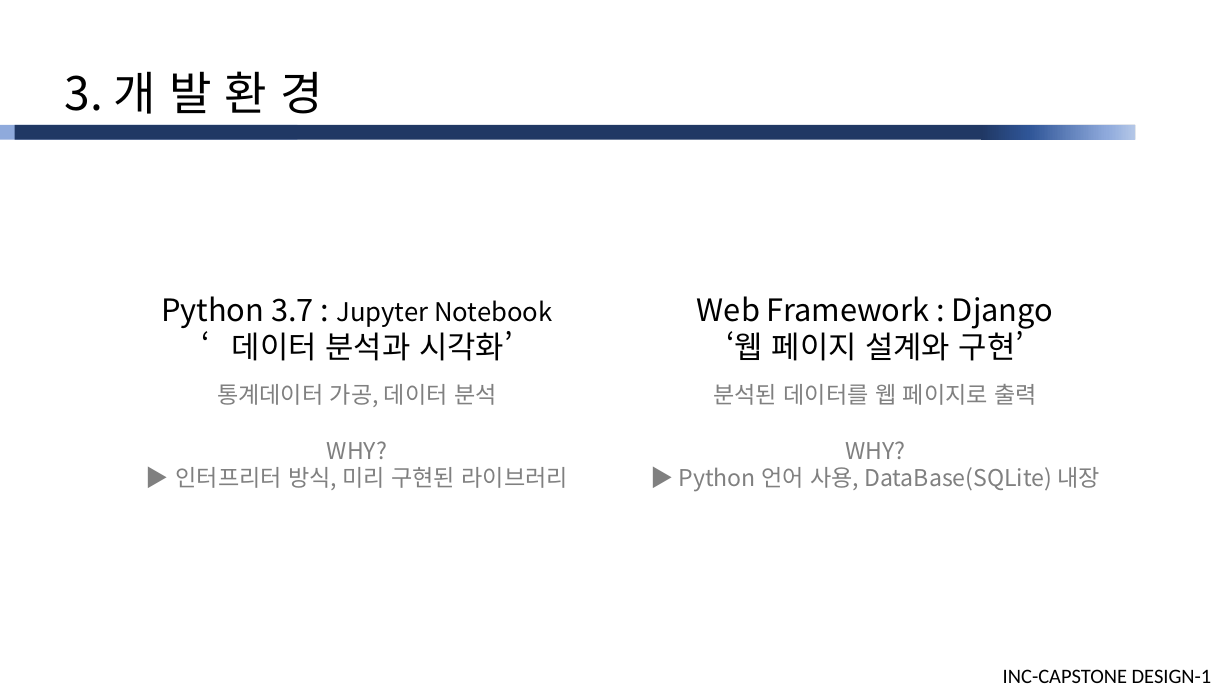
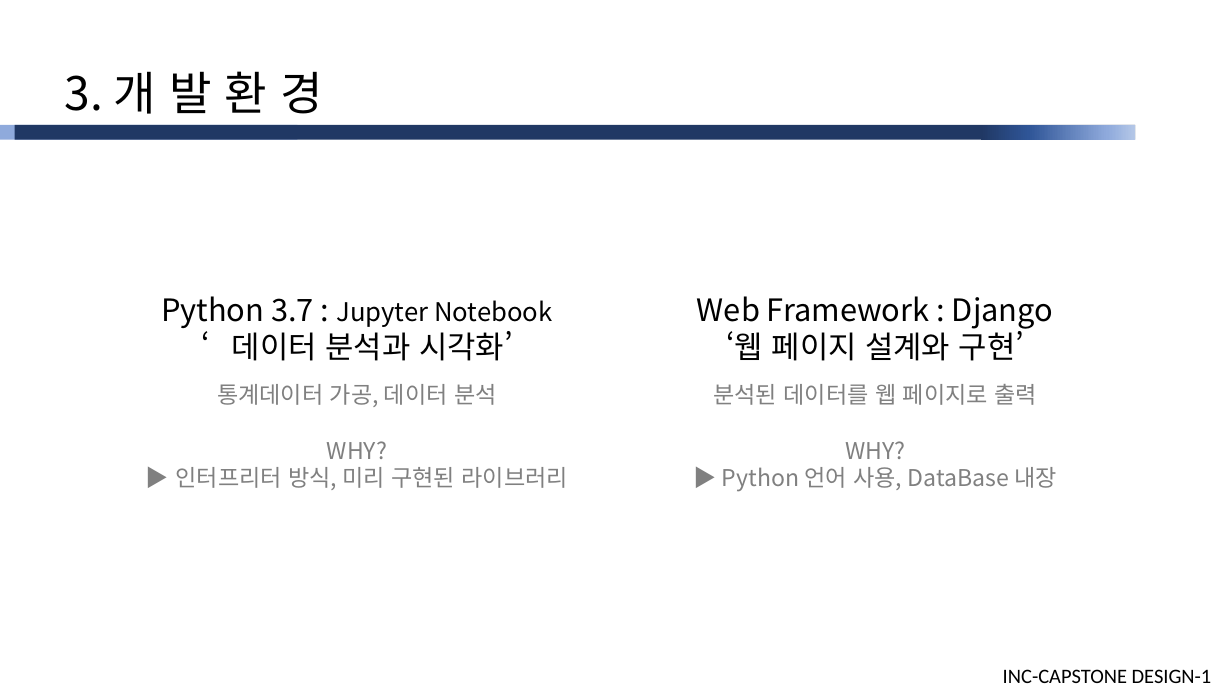
Before and after one commit to cutiecrab/CAR, a slide deck: slide 6 of 주차별 상세/10주/[피드백미반영]산학캡스톤디자인1_발표자료(10주).pptx (slide 5 before the commit). Drawn at 1232x693 pixels with LibreOffice and Linux fonts; fonts in the diff are those of the drawing. Boxes give left, top, right and bottom in pixels: in the first picture for what was removed or moved away, otherwise in the second. Text is boxed around its words. In the diff, an @@ line names an element or a change of style, - is before the commit and + after.

```diff
--- a/주차별 상세/10주/[피드백미반영]산학캡스톤디자인1_발표자료(10주).pptx
+++ b/주차별 상세/10주/[피드백미반영]산학캡스톤디자인1_발표자료(10주).pptx
@@ text at (x1=722, y1=467, x2=1057, y2=492): text changed @@
-▶ Python 언어 사용, DataBase(SQLite) 내장
+▶ Python 언어 사용, DataBase 내장
```
Also in this commit, not shown: 20 other slides changed, 7 slides added, 3 slides removed.
